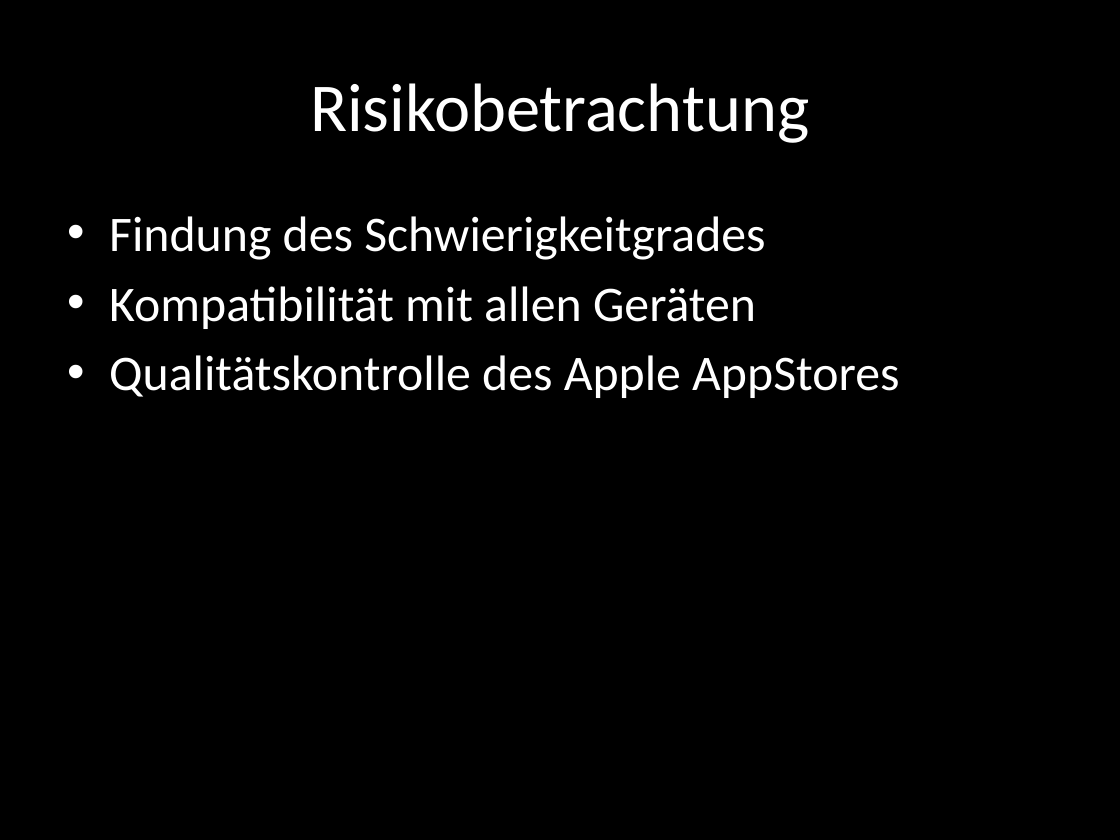
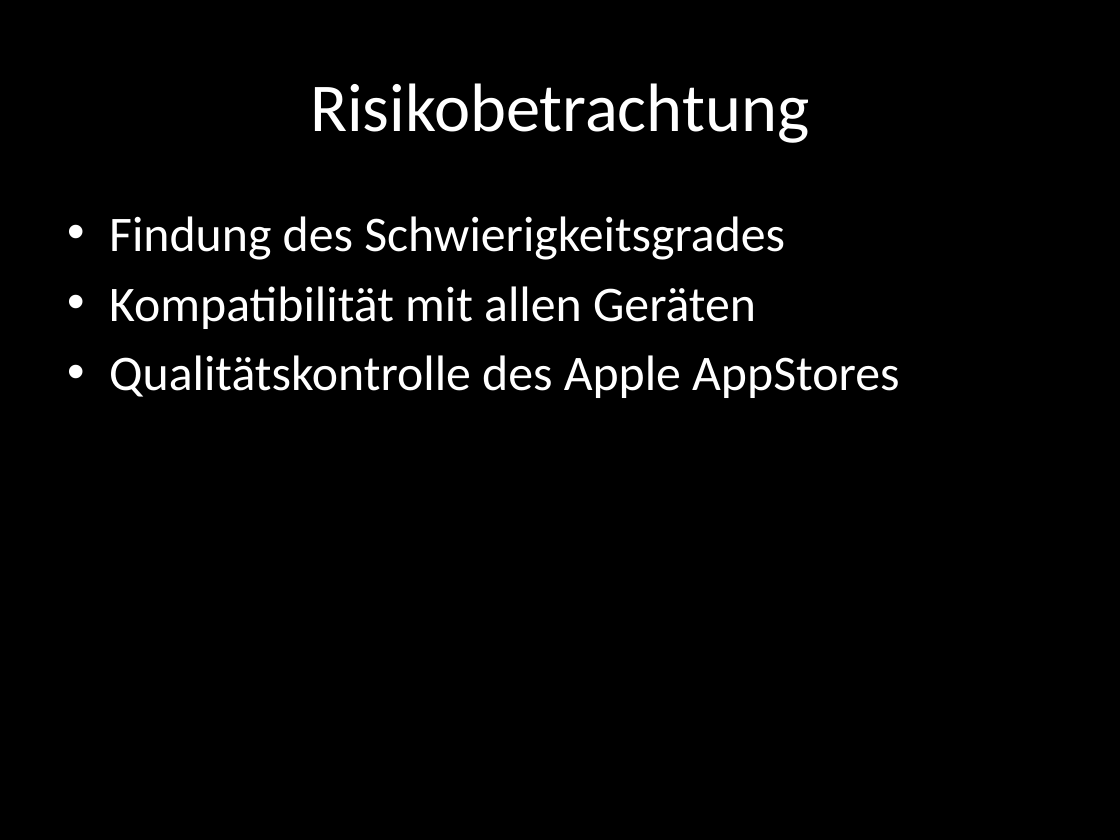
Before and after one commit to grossstadtjungle2/orga, a slide deck: slide 8 of Projektauftrag.pptx. Drawn at 1120x840 pixels with LibreOffice and Linux fonts; fonts in the diff are those of the drawing. Boxes give left, top, right and bottom in pixels: in the first picture for what was removed or moved away, otherwise in the second. Text is boxed around its words. In the diff, an @@ line names an element or a change of style, - is before the commit and + after.

```diff
--- a/Projektauftrag.pptx
+++ b/Projektauftrag.pptx
@@ text at (109, 216, 785, 260): text changed @@
-• Findung des Schwierigkeitgrades
+• Findung des Schwierigkeitsgrades
```
Also in this commit, not shown: 4 other slides changed.
